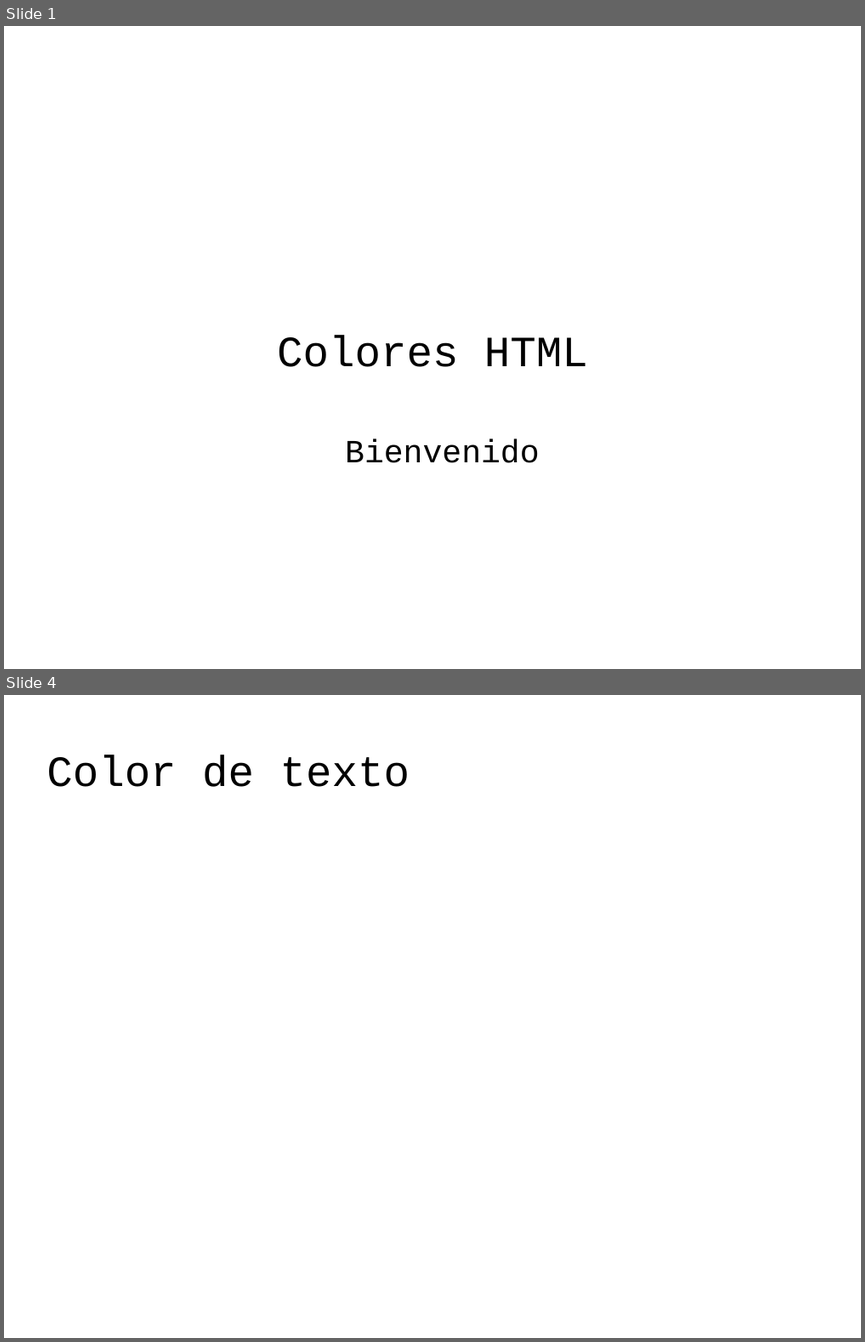
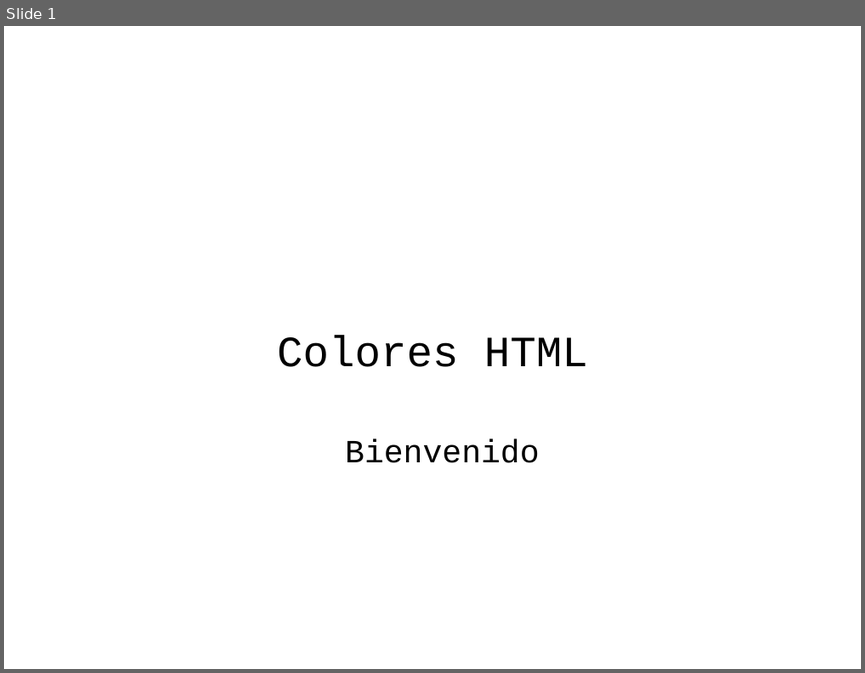
Before and after one commit to codefuncode/Curso-de-HTML-2020, a slide deck: 01-Tutorial-HTML/012-Colores-HTML/012-Colores-HTML.odp. Shown one above the other, each under a label of ours: slides 1 and 4 before the commit, slide 1 after it; the slides between them are not shown. The pictures are 865x1342 and 865x673 pixels, drawn with LibreOffice and Linux fonts; fonts in the diff are those of the drawing; background and template pictures are left out. Boxes give left, top, right and bottom in pixels: in the first picture for what was removed or moved away, otherwise in the second. Text is boxed around its words. In the diff, an @@ line names an element or a change of style, - is before the commit and + after.

```diff
--- a/01-Tutorial-HTML/012-Colores-HTML/012-Colores-HTML.odp
+++ b/01-Tutorial-HTML/012-Colores-HTML/012-Colores-HTML.odp
@@ slide 4 removed at <box>4,695,861,1338</box>, background picture (left out) @@
@@ title removed at <box>46,755,409,787</box> @@
-Color de texto
```
Also in this commit, not shown: 1 slide changed, 2 slides added, 3 other slides removed, 6 other files.
